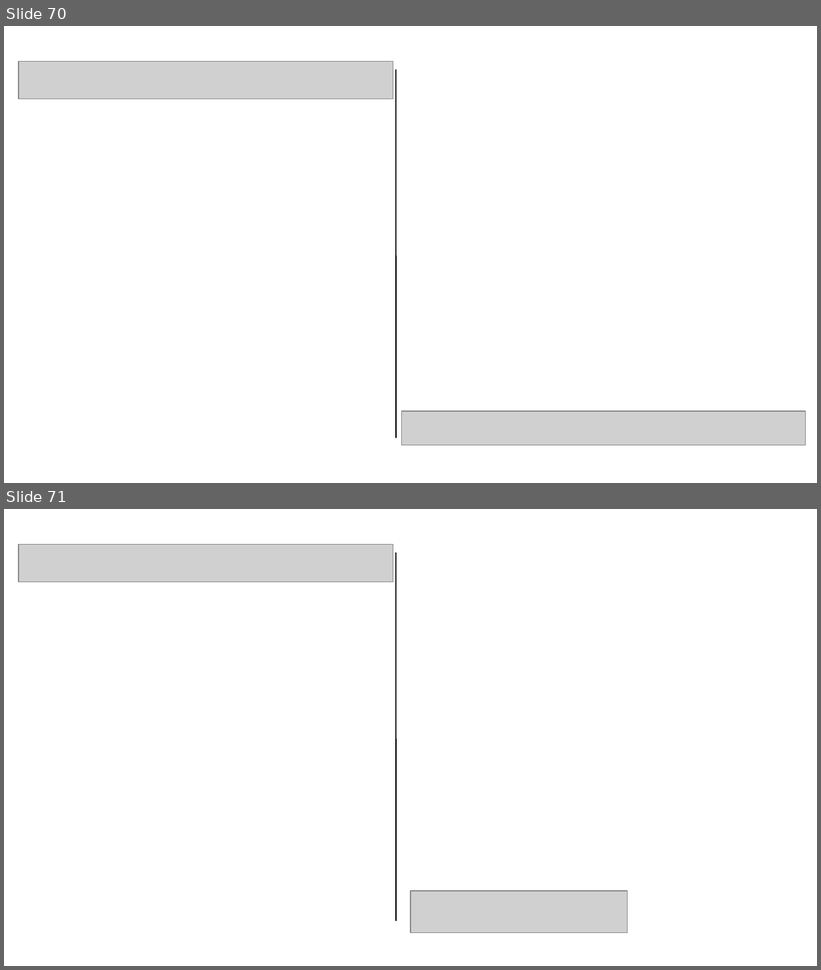
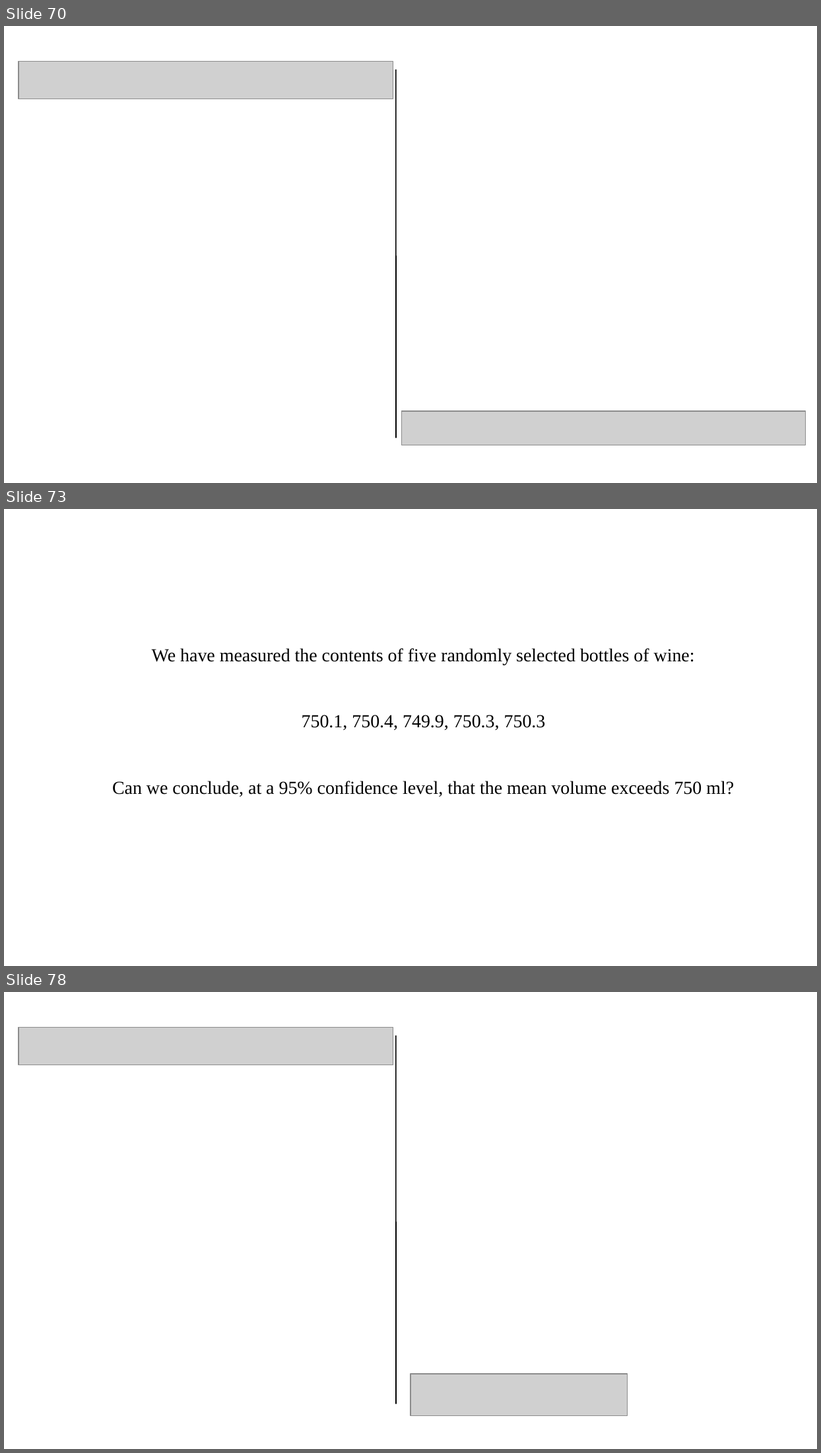
Before and after one commit to pvermees/geostats, a slide deck: slides/quizzes.odp. Shown one above the other, each under a label of ours: slides 70 and 71 before the commit, slides 70, 73 and 78 after it; the slides between them are not shown. The pictures are 821x970 and 821x1453 pixels, drawn with LibreOffice and Linux fonts; fonts in the diff are those of the drawing; grey boxes stand for pictures. Boxes give left, top, right and bottom in pixels: in the first picture for what was removed or moved away, otherwise in the second. Text is boxed around its words. In the diff, an @@ line names an element or a change of style, - is before the commit and + after.

```diff
--- a/slides/quizzes.odp
+++ b/slides/quizzes.odp
@@ slide 73 added at <box>4,509,817,966</box>, background #FFFFFF @@
@@ text added at <box>112,648,734,797</box>, 18 pt, text #000000 @@
+We have measured the contents of five randomly selected bottles of wine:
+750.1, 750.4, 749.9, 750.3, 750.3
+Can we conclude, at a 95% confidence level, that the mean volume exceeds 750 ml?
@@ what was slide 71 is now slide 78 @@
```
Also in this commit, not shown: 6 other slides added, 9 other files.
